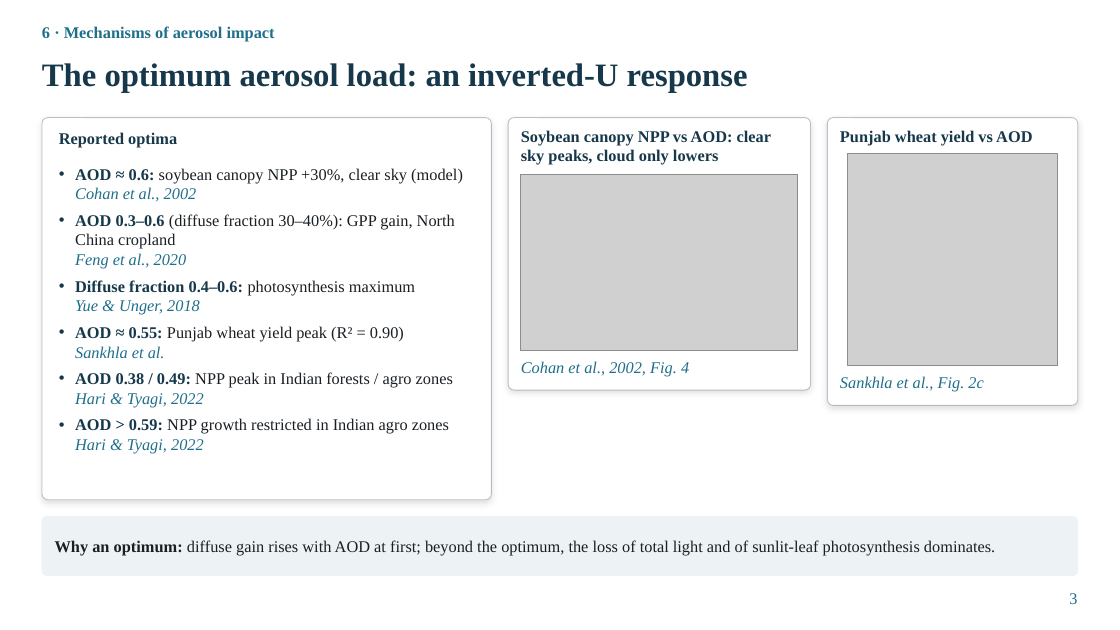
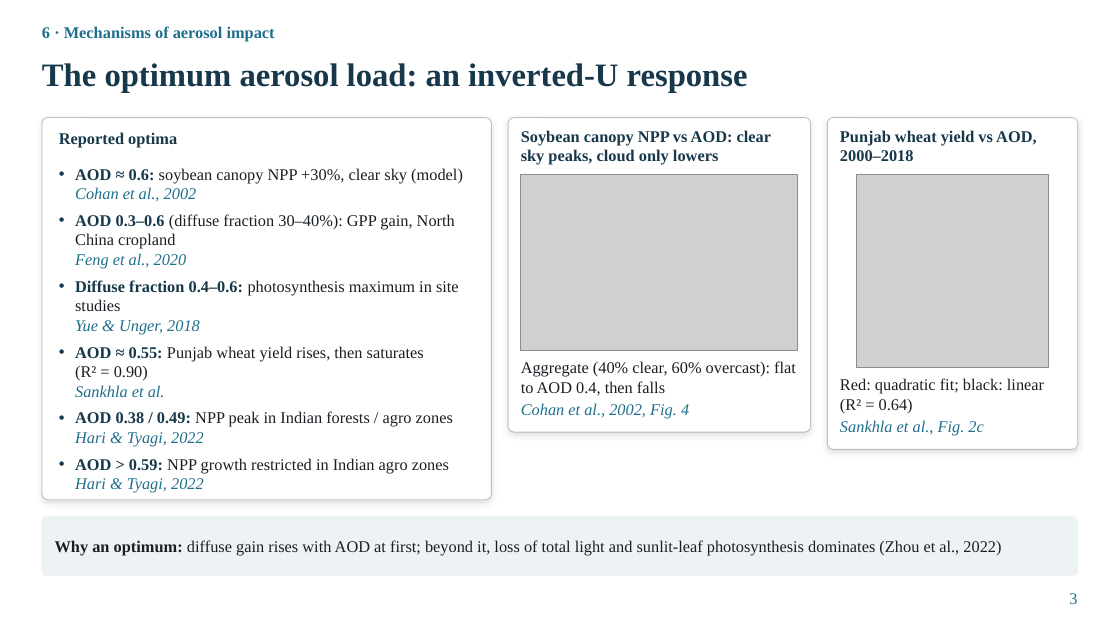
Before and after one commit to animesh270799-ctrl/meta, a slide deck: slide 3 of seminar/Mechanisms_4_slides.pptx. Drawn at 1120x630 pixels with LibreOffice and Linux fonts; fonts in the diff are those of the drawing; grey boxes stand for pictures. Boxes give left, top, right and bottom in pixels: in the first picture for what was removed or moved away, otherwise in the second. Text is boxed around its words. In the diff, an @@ line names an element or a change of style, - is before the commit and + after.

```diff
--- a/seminar/Mechanisms_4_slides.pptx
+++ b/seminar/Mechanisms_4_slides.pptx
@@ rounded rectangle resized from (x1=508, y1=118, x2=811, y2=390) to (x1=508, y1=118, x2=811, y2=432) @@
@@ rounded rectangle at (x1=508, y1=118, x2=811, y2=432): proportions changed @@
@@ rounded rectangle resized from (x1=828, y1=118, x2=1078, y2=406) to (x1=828, y1=118, x2=1078, y2=450) @@
@@ text at (x1=840, y1=130, x2=1036, y2=161): text changed @@
-Punjab wheat yield vs AOD
+Punjab wheat yield vs AOD, 2000–2018
@@ picture resized from (x1=848, y1=154, x2=1058, y2=366) to (x1=857, y1=175, x2=1049, y2=368) @@
@@ text at (x1=75, y1=280, x2=459, y2=311): text changed; text colour #16384A to #1A1F24; bold off @@
-• Diffuse fraction 0.4–0.6: photosynthesis maximum
+• Diffuse fraction 0.4–0.6: photosynthesis maximum in site studies
@@ text at (x1=75, y1=346, x2=424, y2=381): text changed @@
-• AOD ≈ 0.55: Punjab wheat yield peak (R² = 0.90)
+• AOD ≈ 0.55: Punjab wheat yield rises, then saturates (R² = 0.90)
@@ text added at (x1=521, y1=361, x2=796, y2=396), 14 pt, text #1A1F24 @@
+Aggregate (40% clear, 60% overcast): flat to AOD 0.4, then falls
@@ text added at (x1=840, y1=378, x2=1044, y2=414), 14 pt, text #1A1F24 @@
+Red: quadratic fit; black: linear (R² = 0.64)
@@ text "Cohan et al., 2002, Fig. ..." moved from (x1=521, y1=361, x2=689, y2=377) to (x1=521, y1=403, x2=689, y2=419) @@
@@ text "Sankhla et al., Fig. 2c" moved from (x1=840, y1=376, x2=983, y2=392) to (x1=840, y1=420, x2=983, y2=436) @@
@@ text at (x1=55, y1=540, x2=1001, y2=556): text changed @@
-Why an optimum: diffuse gain rises with AOD at first; beyond the optimum, the loss of total light and of sunlit‑leaf photosynthesis dominates.
+Why an optimum: diffuse gain rises with AOD at first; beyond it, loss of total light and sunlit‑leaf photosynthesis dominates (Zhou et al., 2022)
```
